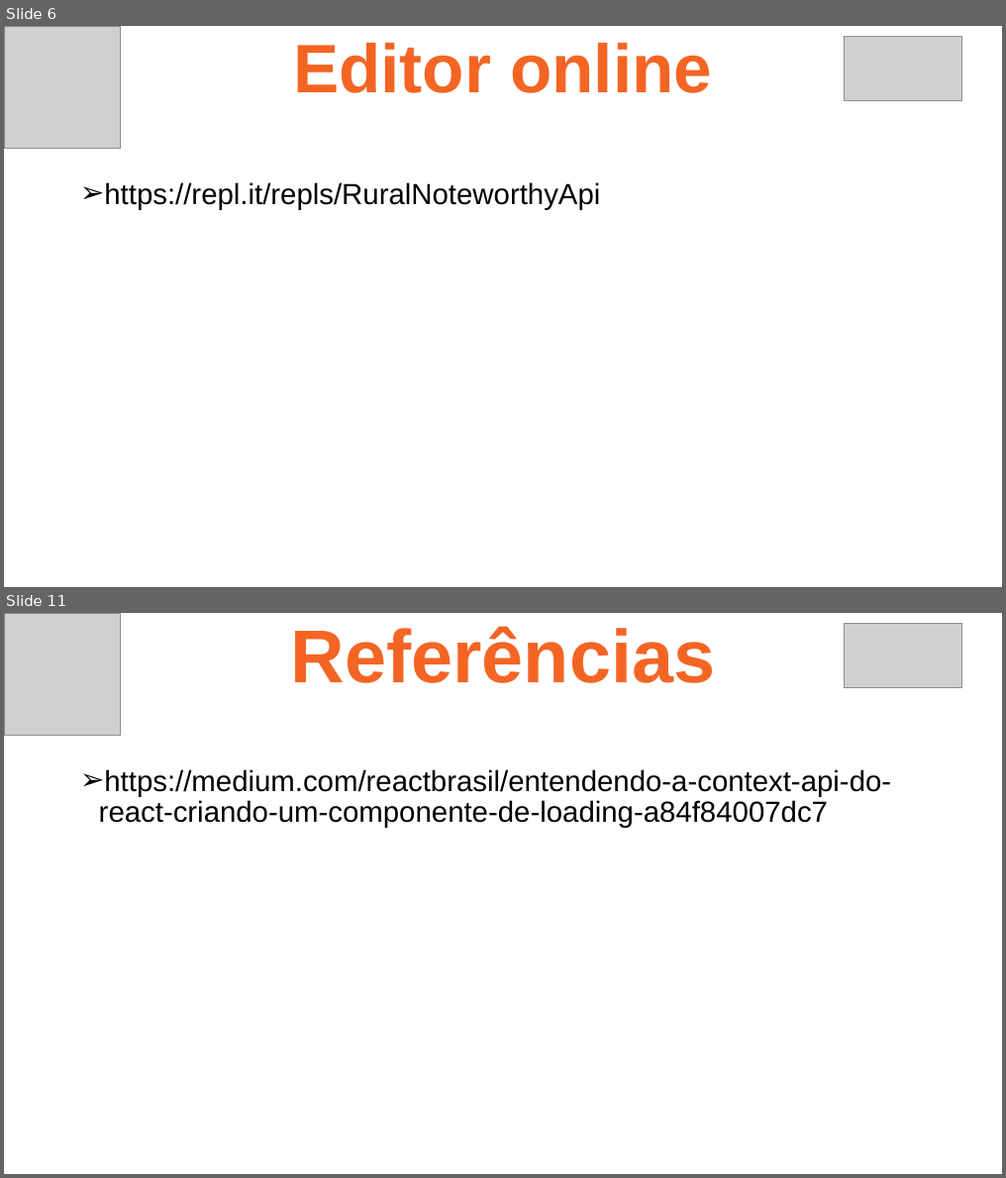
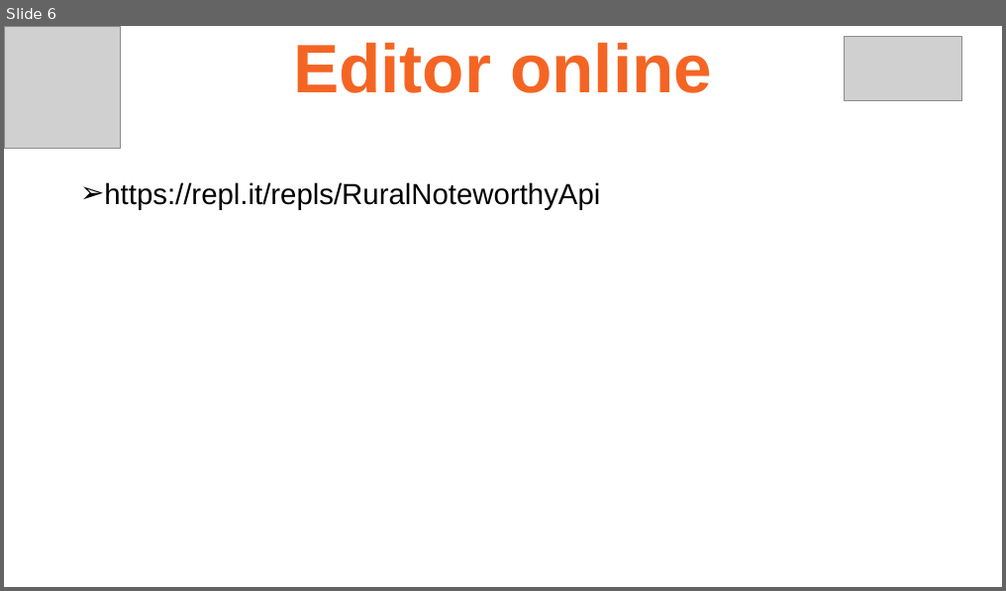
Before and after one commit to ruan4f/Treinamento_Node_React, a slide deck: material/ReactAula2.pptx. Shown one above the other, each under a label of ours: slides 6 and 11 before the commit, slide 6 after it; the slides between them are not shown. The pictures are 1006x1178 and 1006x591 pixels, drawn with LibreOffice and Linux fonts; fonts in the diff are those of the drawing; grey boxes stand for pictures. Boxes give left, top, right and bottom in pixels: in the first picture for what was removed or moved away, otherwise in the second. Text is boxed around its words. In the diff, an @@ line names an element or a change of style, - is before the commit and + after.

```diff
--- a/material/ReactAula2.pptx
+++ b/material/ReactAula2.pptx
@@ slide 11 removed at (4,613,1002,1174), background #FFFFFF @@
@@ picture removed at (4,613,120,736) @@
@@ text removed at (291,626,715,683) @@
-Referências
@@ picture removed at (844,623,962,687) @@
@@ text removed at (99,769,891,828) @@
-➢ https://medium.com/reactbrasil/entendendo-a-context-api-do-react-criando-um-componente-de-loading-a84f84007dc7
```
Also in this commit, not shown: 4 other slides removed.
